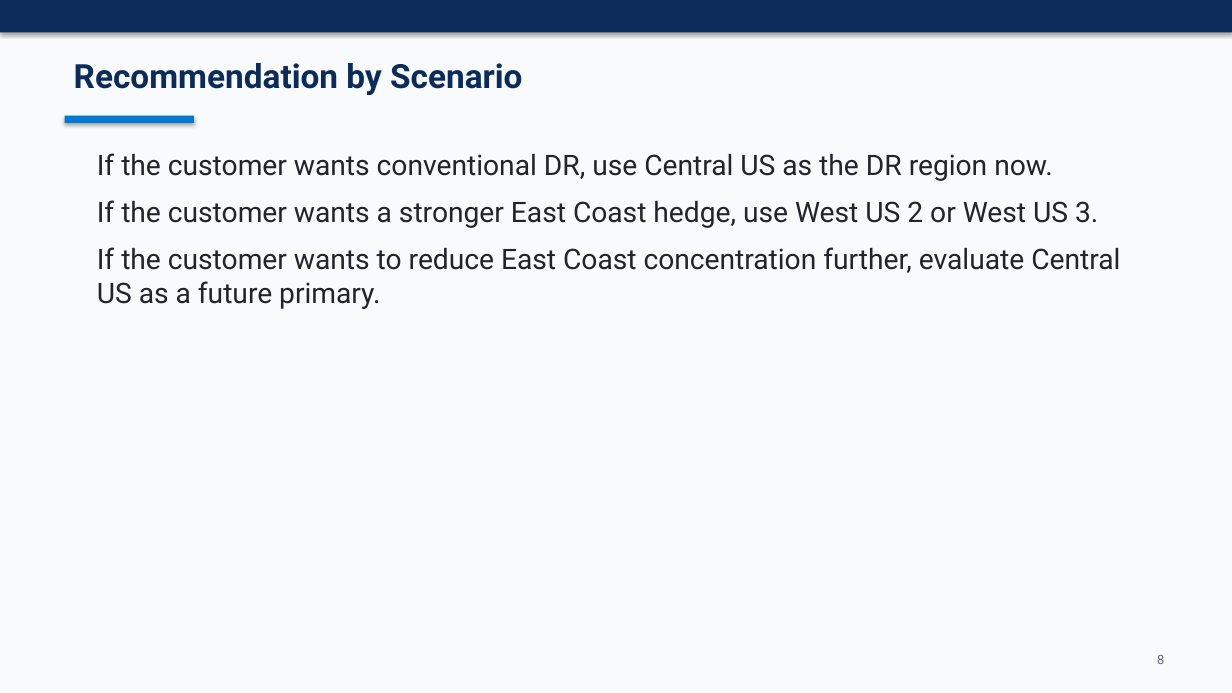
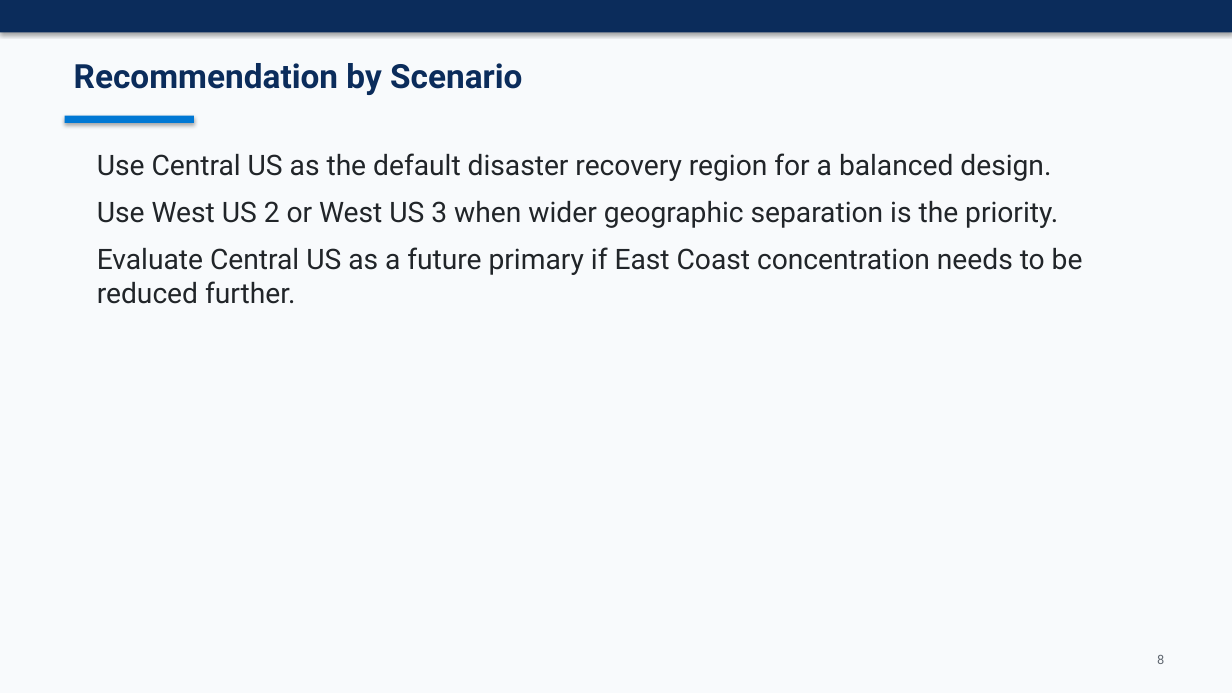
Before and after one commit to kprpg/arcjumpstart, a slide deck: slide 8 of docs/azure-regional-bcdr-slide-deck.pptx. Drawn at 1232x693 pixels with LibreOffice and Linux fonts; fonts in the diff are those of the drawing. Boxes give left, top, right and bottom in pixels: in the first picture for what was removed or moved away, otherwise in the second. Text is boxed around its words. In the diff, an @@ line names an element or a change of style, - is before the commit and + after.

```diff
--- a/docs/azure-regional-bcdr-slide-deck.pptx
+++ b/docs/azure-regional-bcdr-slide-deck.pptx
@@ text at [97, 153, 1083, 304]: text changed @@
-If the customer wants conventional DR, use Central US as the DR region now.
-If the customer wants a stronger East Coast hedge, use West US 2 or West US 3.
-If the customer wants to reduce East Coast concentration further, evaluate Central US as a future primary.
+Use Central US as the default disaster recovery region for a balanced design.
+Use West US 2 or West US 3 when wider geographic separation is the priority.
+Evaluate Central US as a future primary if East Coast concentration needs to be reduced further.
```
Also in this commit, not shown: 6 other slides changed, 4 other files.
